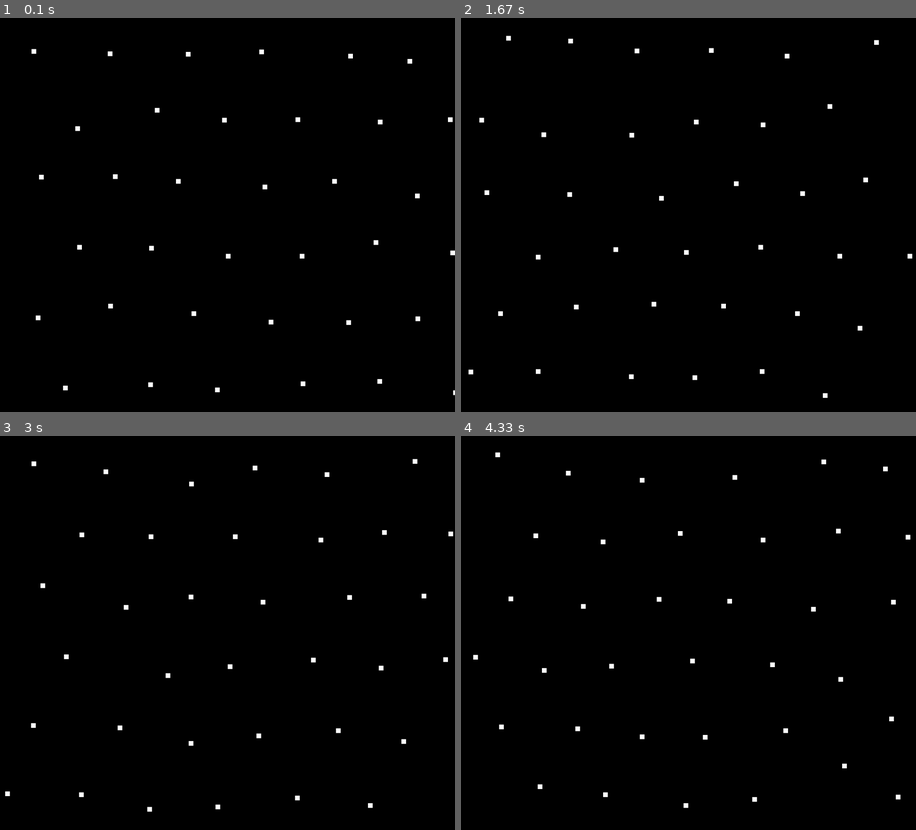
Above: before the commit, frames 1-4 (two rows, left to right).
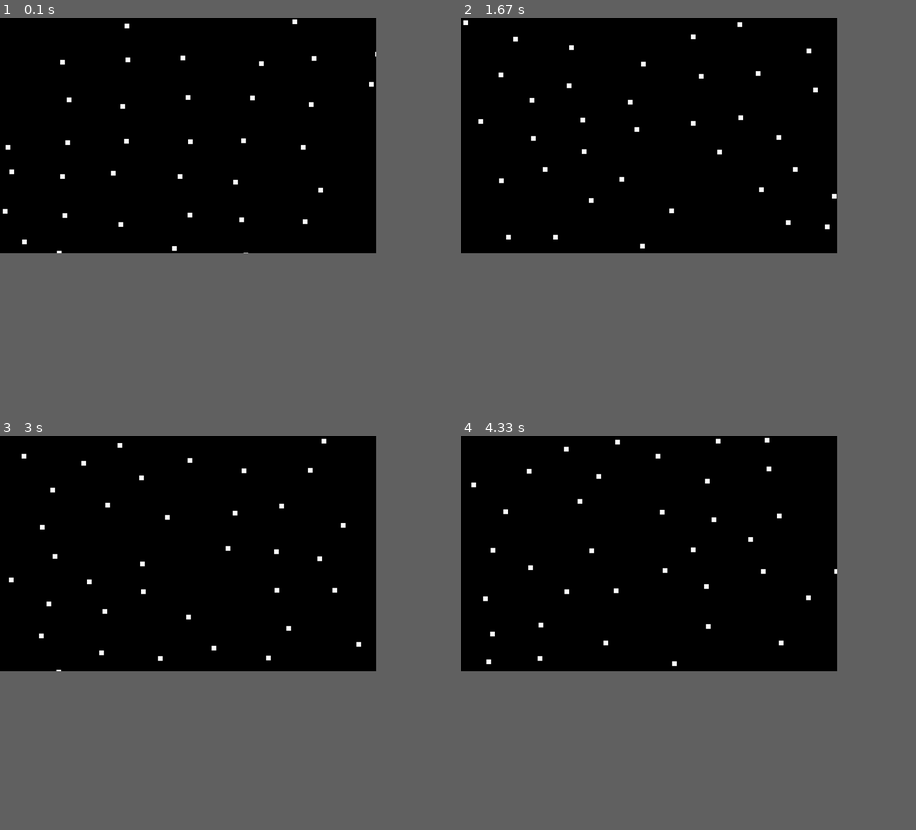
Above: after the commit, the same moments.

Repository: john9francis/molecular-dynamics
Game: pygame game, started from pygame_main.py
Same seed, same stepped clock (60 frames per second), same inputs: the game is played once before the commit and once after it.
Inputs:
- Up to frame 1 (0.1 s): no input
- Up to frame 2 (1.67 s): no input
- Up to frame 3 (3 s): no input
- Up to frame 4 (4.33 s): no input
In our replay, the window is 900x779 before the commit and 744x465 after it. These sizes can differ from the game's own. Grey fills any space a smaller window leaves; there, only what the larger window draws over its background counts as a difference.

The runs differ from the first frame. In frame 1, 1.0% of the frame differs, in the area x 0-100%, y 0-96%; in frame 2, 1.0%; in frame 3, 1.0%; in frame 4, 1.0%, in the area x 2-99%, y 0-95%.

Commit message:
fixed issue with scale in the ui. next step is fixing a bug where the particles get too close to the edges

Diff:
--- a/particle_world.py
+++ b/particle_world.py
@@ -17,7 +17,7 @@
     self.lattice = self.create_random_lattice(random_displacement)
 
     self.v0 = 1
-    self.dt = .001
+    self.dt = .0005
 
     self.velocities = np.empty_like(self.lattice)
     self.velocities = self.create_random_velocities(self.v0, self.velocities)
@@ -37,6 +37,9 @@
 
     a1 = 1.07457 * np.array([1, 0])
     a2 = 1.07457 * np.array([.5, .8660254])
+
+    a1 = np.array([.9, 0])
+    a2 = np.array([0, .9])
 
     new_lattice = np.array([])
 
@@ -54,11 +57,9 @@
     self.width = scale * n * a1[0]
     self.height = scale * n * a2[1]
 
-    offset = .5
-
-    new_lattice = new_lattice + offset
-
-    return self.enforce_periodic_boundary_conditions(new_lattice)
+    new_lattice = self.enforce_periodic_boundary_conditions(new_lattice)
+
+    return new_lattice
 
 
   def create_random_lattice(self, random_displacement=.5, not_random_lattice:np.ndarray=None) -> np.ndarray:
@@ -71,7 +72,7 @@
       random_lattice = np.copy(not_random_lattice)
 
     for i in range(len(random_lattice)):
-      r = np.random.uniform(0, random_displacement)
+      r = np.random.normal(0, random_displacement)
       theta = np.random.uniform(0, 2 * np.pi)
       x = r * np.cos(theta)
       y = r * np.sin(theta)
@@ -114,6 +115,8 @@
 
 
   def plot_lattice(self):
+    print(self.width)
+    print(self.height)
     for point in self.lattice:
       plt.plot(point[0], point[1], '.')
     plt.show()
@@ -173,7 +176,7 @@
 
 
 
-  def calculate_net_force(self, particle_pos_list, particle_indx, box_size) -> np.ndarray:
+  def calculate_net_force(self, particle_pos_list, particle_indx) -> np.ndarray:
     '''
     Takes in a particle index and calculates the net
     force on that particle from the other particles
@@ -215,7 +218,7 @@
     all_force_list = []
 
     for i in range(len(pos_array)):
-      new_f = self.calculate_net_force(pos_array, i, self.width)
+      new_f = self.calculate_net_force(pos_array, i)
       all_force_list.append(new_f)
 
 
--- a/pygame_main.py
+++ b/pygame_main.py
@@ -9,14 +9,13 @@
   # set up our own stuff
   p_world = ParticleWorld(36, random_displacement=.2)
   #p_world.plot_lattice()
-  scale = 100
 
   # Initialize Pygame
   pygame.init()
 
   # Set up the screen
-  screen_width = p_world.width * 1.5 * scale
-  screen_height = p_world.height * 1.5 * scale
+  screen_width = 800
+  screen_height = 500
   screen = pygame.display.set_mode((screen_width, screen_height))
   pygame.display.set_caption("Molecular Dynamics")
 
@@ -37,10 +36,11 @@
     screen.fill(BLACK)
 
     # draw the particles NOTE: y=0 is at the top of the screen, not the bottom
-    scale = 150
+    scale_x = screen_width / p_world.width
+    scale_y = screen_height / p_world.height
 
     for p in p_world.lattice:
-      pygame.draw.rect(screen, WHITE, (p[0] * scale, p[1] * scale, 10, 10))
+      pygame.draw.rect(screen, WHITE, (p[0] * scale_x, p[1] * scale_y, 10, 10))
 
     p_world.update()
     time.sleep(.01)
